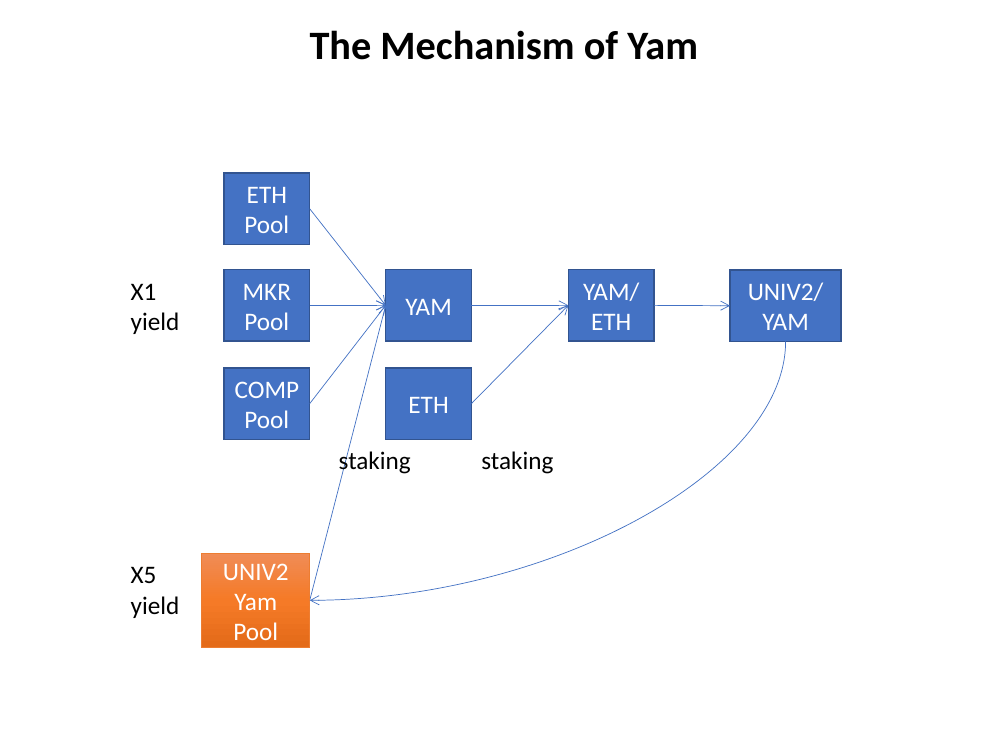
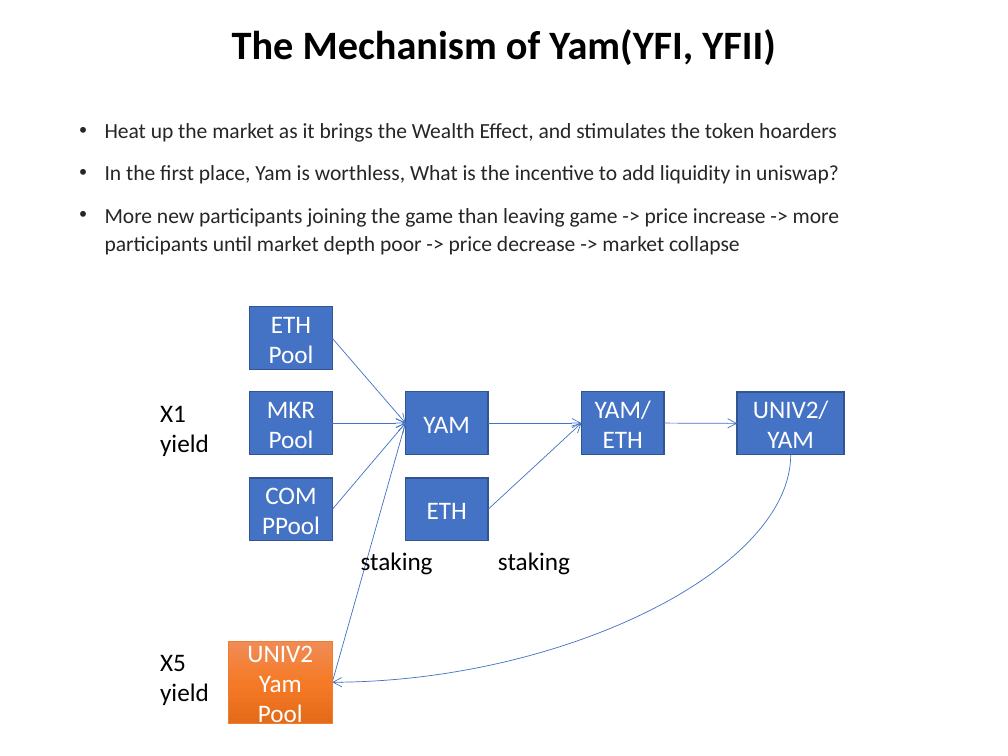
Before and after one commit to chuacw/SGUS-Slides, a slide deck: slide 12 of BCI - Day1 - Intro 1 Blockchain Technology Trends.pptx (slide 7 before the commit). Drawn at 1008x756 pixels with LibreOffice and Linux fonts; fonts in the diff are those of the drawing. Boxes give left, top, right and bottom in pixels: in the first picture for what was removed or moved away, otherwise in the second. Text is boxed around its words. In the diff, an @@ line names an element or a change of style, - is before the commit and + after.

```diff
--- a/BCI - Day1 - Intro 1 Blockchain Technology Trends.pptx
+++ b/BCI - Day1 - Intro 1 Blockchain Technology Trends.pptx
@@ title at box(232, 29, 775, 65): text changed @@
-The Mechanism of Yam
+The Mechanism of Yam(YFI, YFII)
@@ text added at box(105, 123, 839, 255), 15.4 pt, text #262626 @@
+• Heat up the market as it brings the Wealth Effect, and stimulates the token hoarders
+• In the first place, Yam is worthless, What is the incentive to add liquidity in uniswap?
+• More new participants joining the game than leaving game -> price increase -> more participants until market depth poor -> price decrease -> market collapse
@@ rectangle "ETH Pool": place and size @@
-rectangle "ETH Pool" at box(224, 173, 309, 245)
+rectangle "ETH Pool" at box(250, 306, 333, 369)
@@ arrow moved from (309, 209) - (386, 305) to (333, 339) - (405, 423) @@
@@ text "X1 yield": place and size @@
-text "X1 yield" at box(131, 283, 180, 334)
+text "X1 yield" at box(160, 405, 209, 456)
@@ rectangle "MKR Pool": place and size @@
-rectangle "MKR Pool" at box(224, 269, 309, 341)
+rectangle "MKR Pool" at box(250, 392, 333, 455)
@@ rectangle "YAM": place and size @@
-rectangle "YAM" at box(386, 269, 472, 341)
+rectangle "YAM" at box(405, 392, 488, 455)
@@ rectangle "YAM/ETH": place and size @@
-rectangle "YAM/ETH" at box(569, 269, 654, 341)
+rectangle "YAM/ETH" at box(582, 392, 664, 455)
@@ rectangle "UNIV2/YAM": place and size @@
-rectangle "UNIV2/YAM" at box(730, 270, 841, 342)
+rectangle "UNIV2/YAM" at box(737, 392, 844, 455)
@@ arrow moved from (309, 601) - (386, 305) to (333, 682) - (405, 423) @@
@@ arrow moved from (309, 305) - (386, 305) to (333, 423) - (405, 423) @@
@@ arrow moved from (309, 403) - (386, 305) to (333, 509) - (405, 423) @@
@@ arrow moved from (472, 305) - (569, 305) to (488, 423) - (582, 423) @@
@@ arrow moved from (472, 403) - (569, 305) to (488, 509) - (582, 423) @@
@@ arrow moved from (654, 305) - (730, 305) to (664, 423) - (737, 423) @@
@@ rectangle "COMPPool": place and size @@
-rectangle "COMPPool" at box(224, 368, 309, 439)
+rectangle "COMPPool" at box(250, 478, 333, 540)
@@ curved arrow moved from (785, 342) - (309, 601) to (790, 455) - (333, 682) @@
@@ rectangle "ETH": place and size @@
-rectangle "ETH" at box(386, 368, 472, 439)
+rectangle "ETH" at box(405, 478, 488, 540)
@@ text "staking": place and size @@
-text "staking" at box(339, 448, 411, 475)
+text "staking" at box(361, 550, 433, 577)
@@ text "staking": place and size @@
-text "staking" at box(481, 451, 553, 474)
+text "staking" at box(498, 552, 570, 575)
@@ text "X5 yield": place and size @@
-text "X5 yield" at box(131, 566, 180, 618)
+text "X5 yield" at box(160, 654, 209, 705)
@@ rectangle "UNIV2 Yam": place and size @@
-rectangle "UNIV2 Yam" at box(202, 553, 309, 647)
+rectangle "UNIV2 Yam" at box(229, 641, 333, 724)
```
Also in this commit, not shown: 7 other slides changed, 13 slides added, 3 other files.
